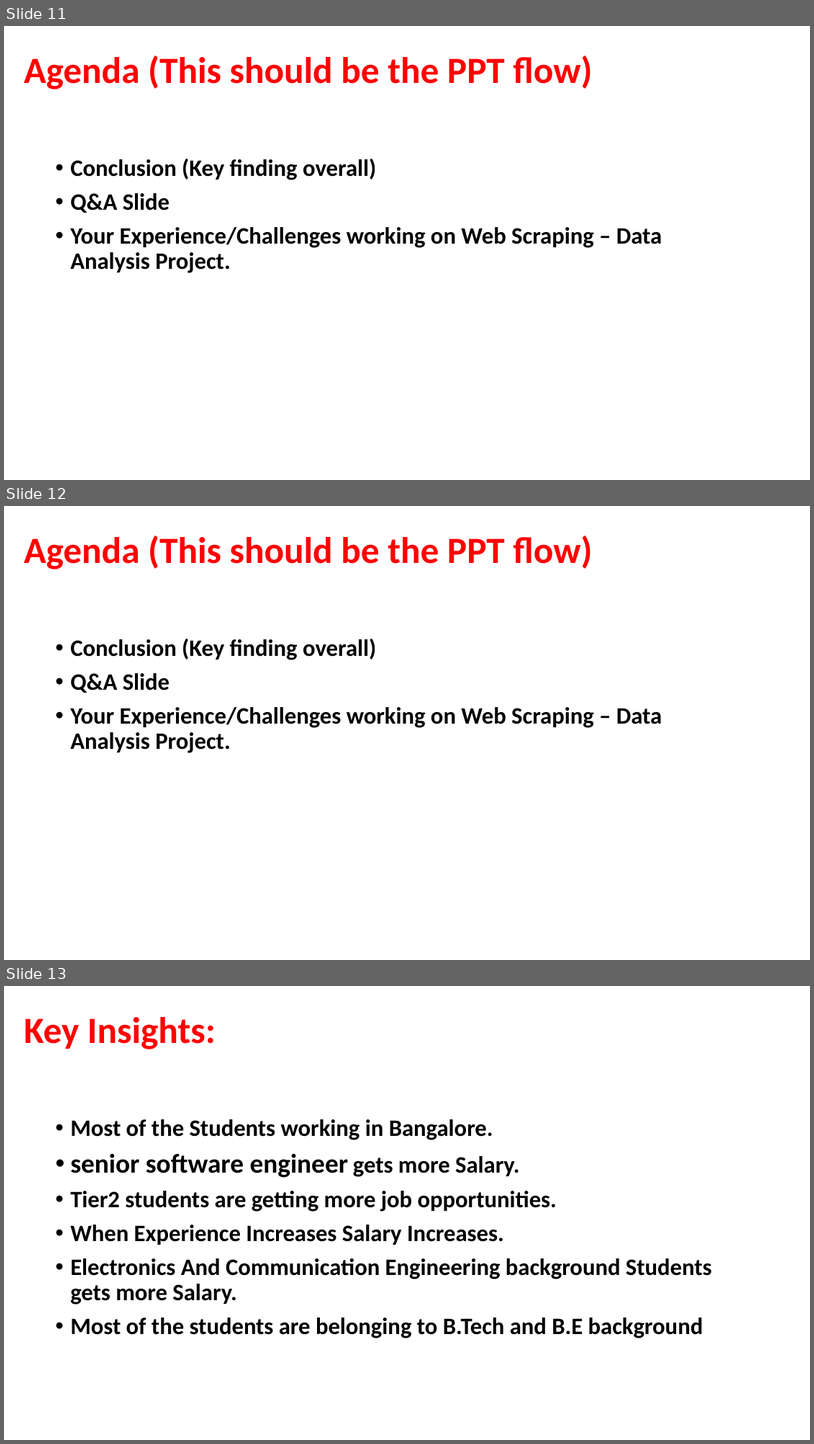
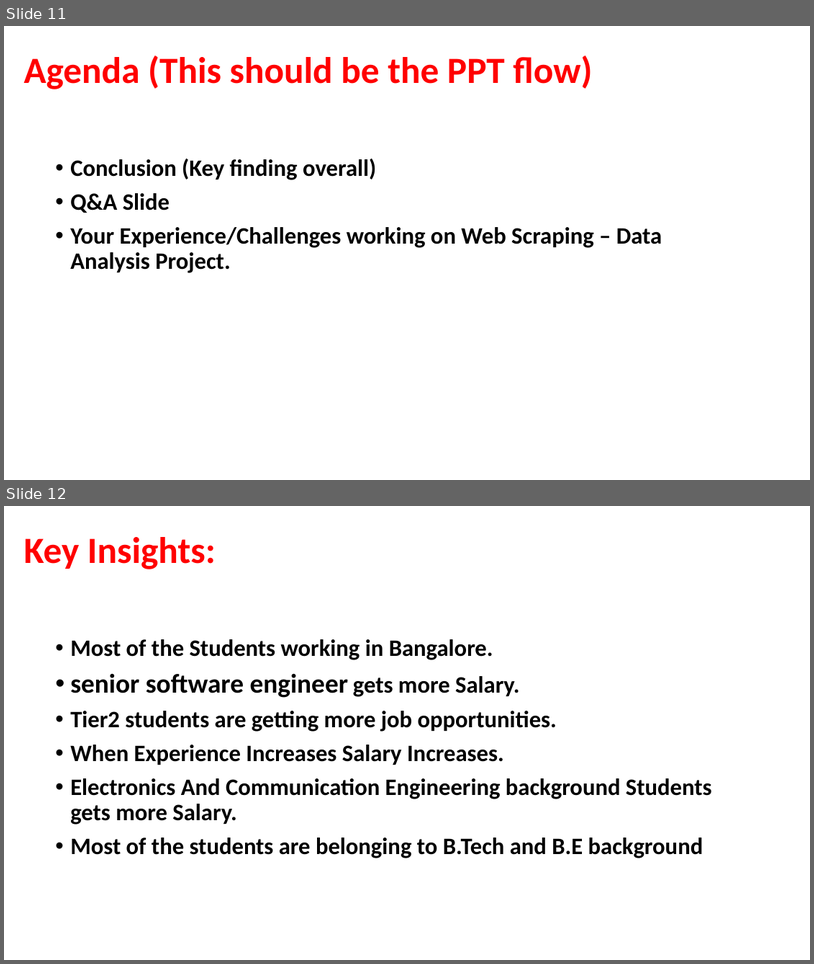
Before and after one commit to SDineshKumar1304/EDA, a slide deck: EDA INNOMATICS/Innomatics_Project_Report.pptx. Shown one above the other, each under a label of ours: slides 11, 12 and 13 before the commit, slides 11 and 12 after it. The pictures are 814x1444 and 814x964 pixels, drawn with LibreOffice and Linux fonts; fonts in the diff are those of the drawing; background and template pictures are left out. Boxes give left, top, right and bottom in pixels: in the first picture for what was removed or moved away, otherwise in the second. Text is boxed around its words. In the diff, an @@ line names an element or a change of style, - is before the commit and + after.

```diff
--- a/EDA INNOMATICS/Innomatics_Project_Report.pptx
+++ b/EDA INNOMATICS/Innomatics_Project_Report.pptx
@@ slide 12 removed at <box>4,506,810,960</box>, background #FFFFFF @@
@@ title removed at <box>24,536,592,569</box> @@
-Agenda (This should be the PPT flow)
@@ text removed at <box>70,638,662,753</box> @@
-• Conclusion (Key finding overall)
-• Q&A Slide
-• Your Experience/Challenges working on Web Scraping – Data Analysis Project.
@@ what was slide 13 is now slide 12 @@
```
